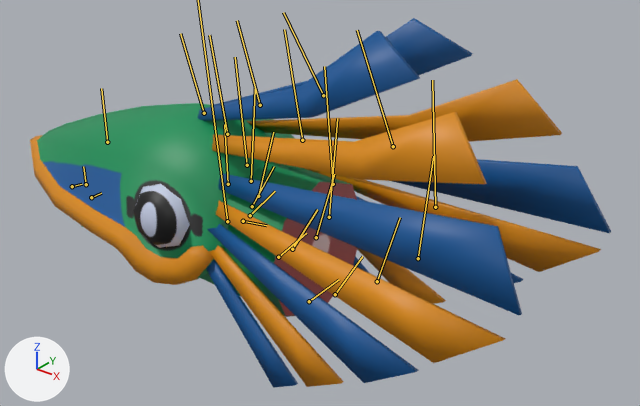
The FBX model Assets/Animations/Snake/Opening Mouth/Boss_OpeningMouth_Anim.fbx: old version first, new version second.
Before and after are seen from a 50 mm lens placed at (2.33, -2.39, 1.42), pointed at (0.3, 0.15, -0.15). Arrows for +X, +Y and +Z are at lower left; the lights stay in place. Both versions are drawn at frame 72 of the action 'Take 001'; the numbers are the values there. The bones that bend it are drawn over the model as lines.

Objects in the first picture: 'Boss_Rig:Tete_Boss_Mesh'.
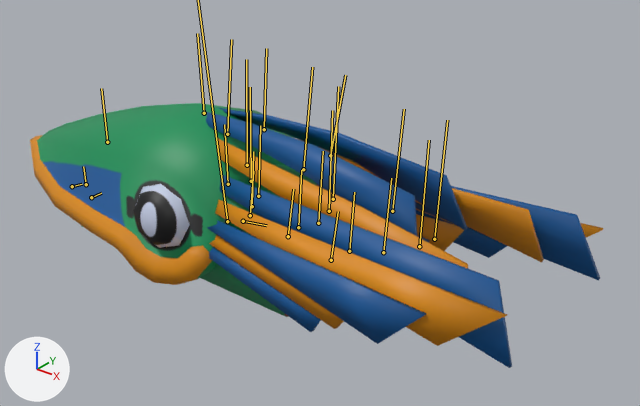
Changed parts and their boxes (x1, y1, x2, y2) in the pictures (640 x 406 px):
'Boss_Rig:Tete_Boss_Mesh', posed (28% shorter): before (30, 18, 611, 388); after (30, 103, 603, 368)
bone 'Plume01_01_J', root to tip: before (204, 113) to (180, 33); after (204, 113) to (197, 33)
bone 'Plume01_02_J', root to tip: before (260, 105) to (237, 20); after (264, 129) to (266, 48)
bone 'Plume01_03_J', root to tip: before (323, 95) to (283, 12); after (330, 155) to (345, 75)
bone 'Plume02_01_J', root to tip: before (227, 134) to (209, 35); after (227, 134) to (231, 39)
bone 'Plume02_03_J', root to tip: before (393, 146) to (357, 30); after (392, 211) to (404, 109)
bone 'Plume03_01_J', root to tip: before (247, 165) to (235, 57); after (247, 165) to (246, 59)
bone 'Plume04_01_J', root to tip: before (251, 181) to (255, 88); after (251, 181) to (250, 87)
bone 'Plume05_01_J', root to tip: before (258, 196) to (273, 132); after (258, 196) to (260, 125)
bone 'Plume06_01_J', root to tip: before (252, 206) to (274, 166); after (252, 206) to (253, 151)
bone 'Plume07_01_J', root to tip: before (250, 215) to (275, 191); after (250, 215) to (253, 171)

What the commit changed:
Bone 'Plume01_01_J' (bone_plume01_01_j) turns from (0, 0, 0) to (0, 0, -17) degrees about its own x, y and z.
Bone 'Plume01_02_J' (bone_plume01_02_j) turns from (0, 0, 0) to (0, 0, -5) degrees about its own x, y and z.
Bone 'Plume01_03_J' (bone_plume01_03_j) turns from (0, 0, 0) to (0, 0, -23) degrees about its own x, y and z.
Bone 'Plume02_01_J' (bone_plume02_01_j) turns from (0, 0, 0) to (0, 0, -17) degrees about its own x, y and z.
Bone 'Plume02_03_J' (bone_plume02_03_j) turns from (0, 0, 0) to (6, -1, -14) degrees about its own x, y and z.
Bone 'Plume03_01_J' (bone_plume03_01_j) turns from (0, 0, 0) to (0, 0, -8) degrees about its own x, y and z.
Bone 'Plume04_01_J' (bone_plume04_01_j) turns from (0, 0, 0) to (0, 0, 4) degrees about its own x, y and z.
Bone 'Plume05_01_J' (bone_plume05_01_j) turns from (0, 0, 0) to (0, 0, 12) degrees about its own x, y and z.
Bone 'Plume06_01_J' (bone_plume06_01_j) turns from (0, 0, 0) to (0, 0, 27) degrees about its own x, y and z.
Bone 'Plume07_01_J' (bone_plume07_01_j) turns from (0, 0, 0) to (0, 0, 35) degrees about its own x, y and z.
